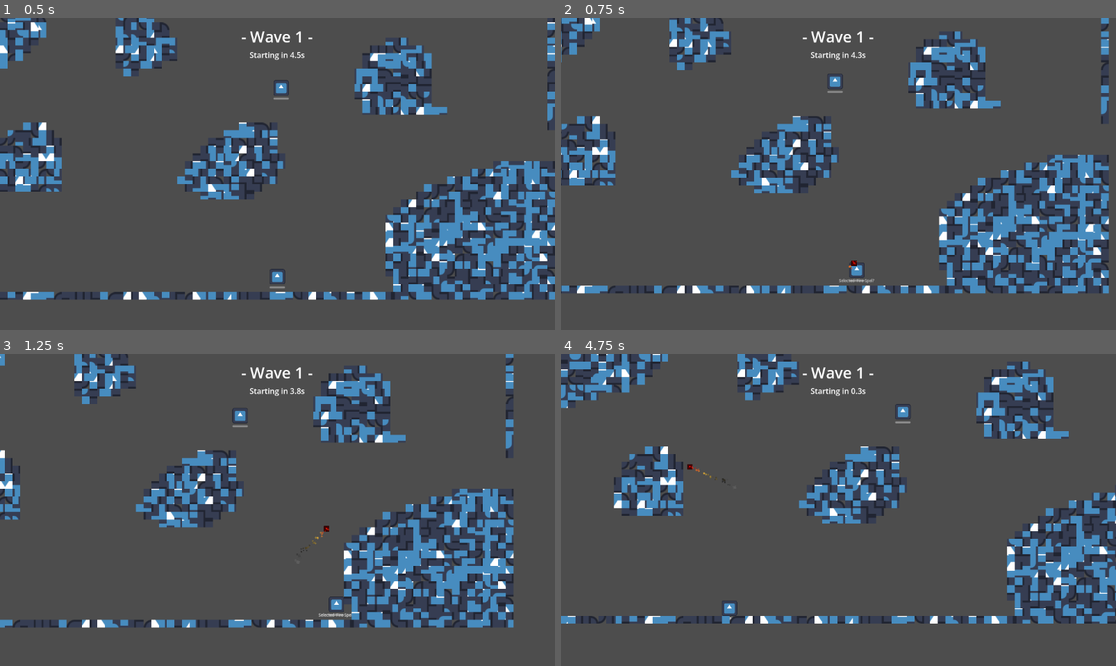
Above: before the commit, frames 1-4 (two rows, left to right).
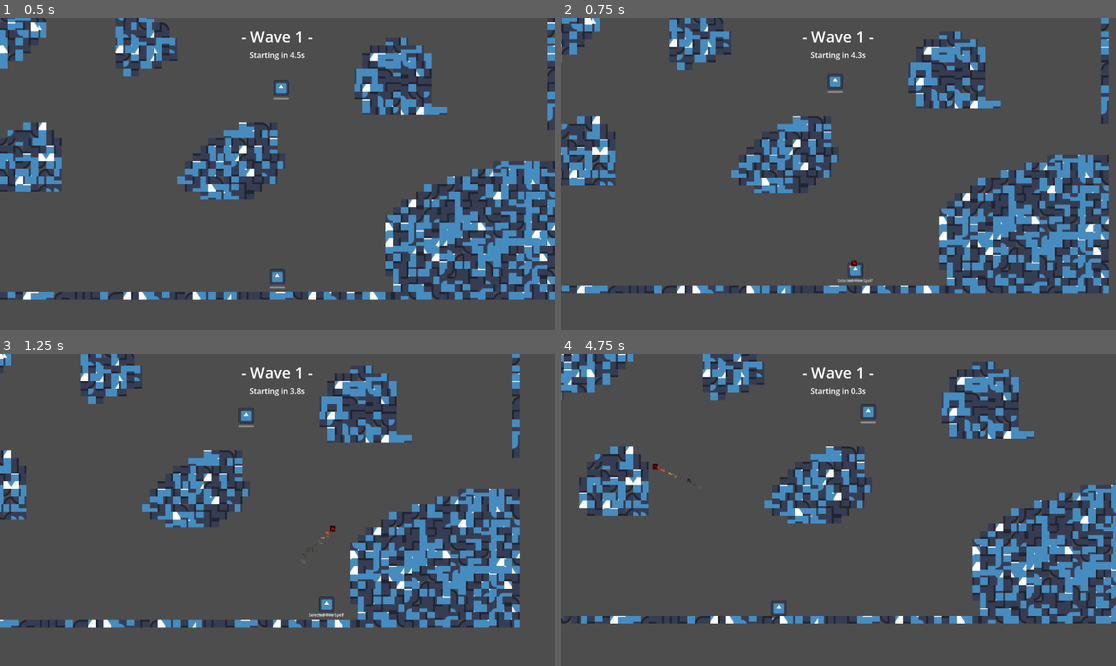
Above: after the commit, the same moments.

Repository: NIK-Pro-coder/coop-roguelike-reborn
Game: Godot game, scene res://main.tscn
Same seed, same stepped clock (60 frames per second), same inputs: the game is played once before the commit and once after it. The engine's default icon, where the game draws it, is replaced by a stand-in: a white triangle on a blue panel in a dark square. Video files are missing from this copy of the repository; at most half a second of black plays in their place.
Inputs (mouse positions are in pixels of both pictures, inside the frame that each line leads up to):
- Up to frame 1 (0.5 s): no input
- Up to frame 2 (0.75 s): tap Enter at 0.5 s; move the mouse to (960, 158) at 0.52 s; hold D (right) from 0.53 s (still down); hold Tab (cycle_spell) from 0.53 s (still down); click (960, 158) at 0.67 s
- Up to frame 3 (1.25 s): keep holding D (right); keep holding Tab (cycle_spell)
- Up to frame 4 (4.75 s): move the mouse to (727, 525) at 1.27 s; release D (right) at 1.28 s; release Tab (cycle_spell) at 1.28 s; hold S (down) 1.28-2.03 s; right-click (727, 525) at 1.35 s; move the mouse to (894, 441) at 2.02 s; hold D (right) 2.03-2.78 s; hold Tab (cycle_spell) 2.03-2.78 s; move the mouse to (810, 572) at 2.77 s; hold W (up) 2.78-3.53 s; right-click (810, 572) at 2.85 s; click (810, 572) at 2.92 s; tap Space at 3.5 s; move the mouse to (1005, 556) at 3.52 s; hold Tab (cycle_spell) 3.53-4.28 s; hold A (left) from 3.53 s (still down); move the mouse to (672, 463) at 4.27 s; right-click (672, 463) at 4.35 s

Frame 1 is identical in both runs. In frame 2, less than 0.1% of the frame differs, in the area x 1-98%, y 2-88%; in frame 3, 15%; in frame 4, 19%, in the area x 0-100%, y 0-87%.

Commit message:
Made enemies lead shots + fixed pluralization of wave text

Diff:
--- a/Player/player.gd
+++ b/Player/player.gd
@@ -161,7 +161,6 @@
 
     s.cast(self, dir)
     spell_cd[s] = s.cooldown
-    stat_tracker.add_mult_spd_change(25, 5.0)
 
 func _physics_process(delta: float) -> void:
   handle_move(delta)
--- a/StateMachine/States/attack_state.gd
+++ b/StateMachine/States/attack_state.gd
@@ -18,8 +18,8 @@
   if attack_cooldown <= 0.0:
     var proj: Projectile = Projectile.new()
     proj.global_position = enemy.global_position
-    proj.dir = -diff.normalized()
-    proj.speed = 100
+    proj.dir = (enemy.target.global_position + enemy.target.velocity * diff.length() / 300 - enemy.global_position).normalized()
+    proj.speed = 300
     proj.damage = enemy.damage
     proj.team = Hitbox.Teams.Enemy
     proj.attacker = enemy
--- a/WaveMngr/wave_mngr.gd
+++ b/WaveMngr/wave_mngr.gd
@@ -73,7 +73,7 @@
   if len(enemies_spawned) <= 0:
     wave_cd.text = "Starting in %.1fs" % wave_cooldown
   else:
-    wave_cd.text = "%s enemies left" % len(enemies_spawned)
+    wave_cd.text = "%s enemie%s left" % [len(enemies_spawned), "" if len(enemies_spawned) == 1 else "s"]
 
   var idx: int = 0
   for i: Enemy in enemies_spawned:
